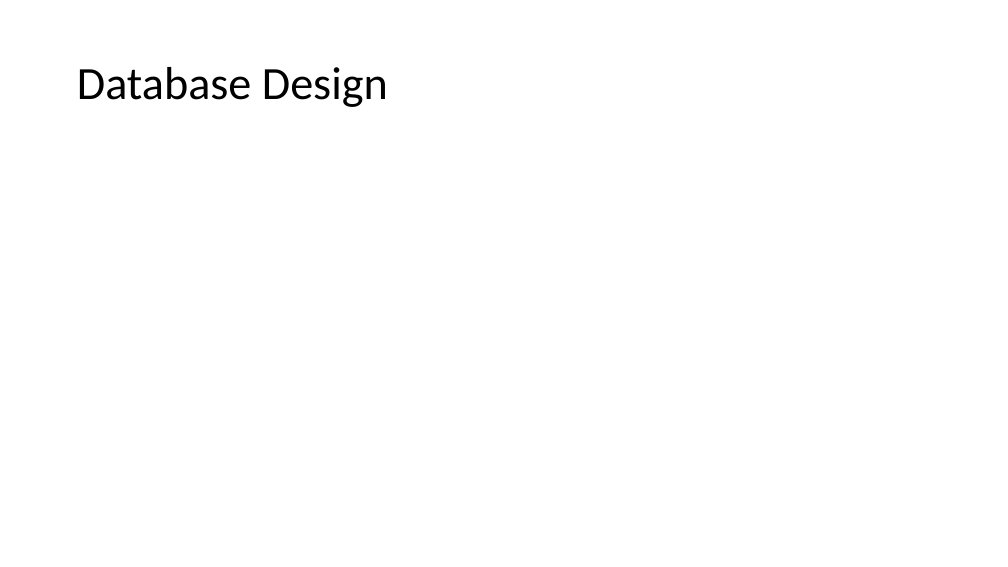
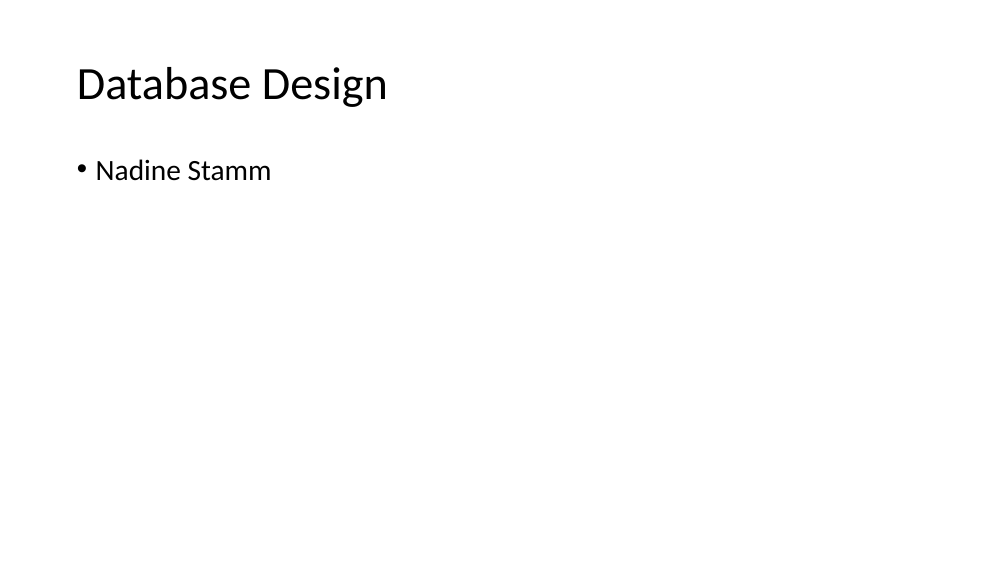
Before and after one commit to secure73/vita_presentation, a slide deck: slide 6 of vita.pptx. Drawn at 1008x567 pixels with LibreOffice and Linux fonts; fonts in the diff are those of the drawing. Boxes give left, top, right and bottom in pixels: in the first picture for what was removed or moved away, otherwise in the second. Text is boxed around its words. In the diff, an @@ line names an element or a change of style, - is before the commit and + after.

Commit message:
Database bearbeitet

```diff
--- a/vita.pptx
+++ b/vita.pptx
@@ text added at box(96, 159, 272, 181), 28 pt, text #000000 @@
+• Nadine Stamm
```
